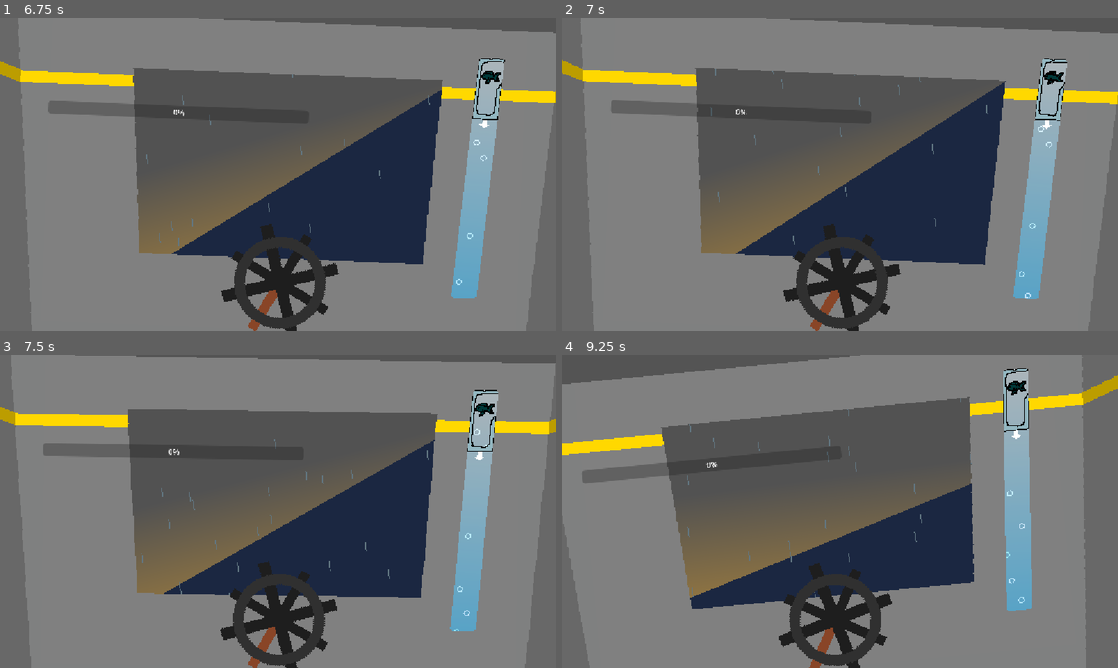
Above: before the commit, frames 1-4 (two rows, left to right).
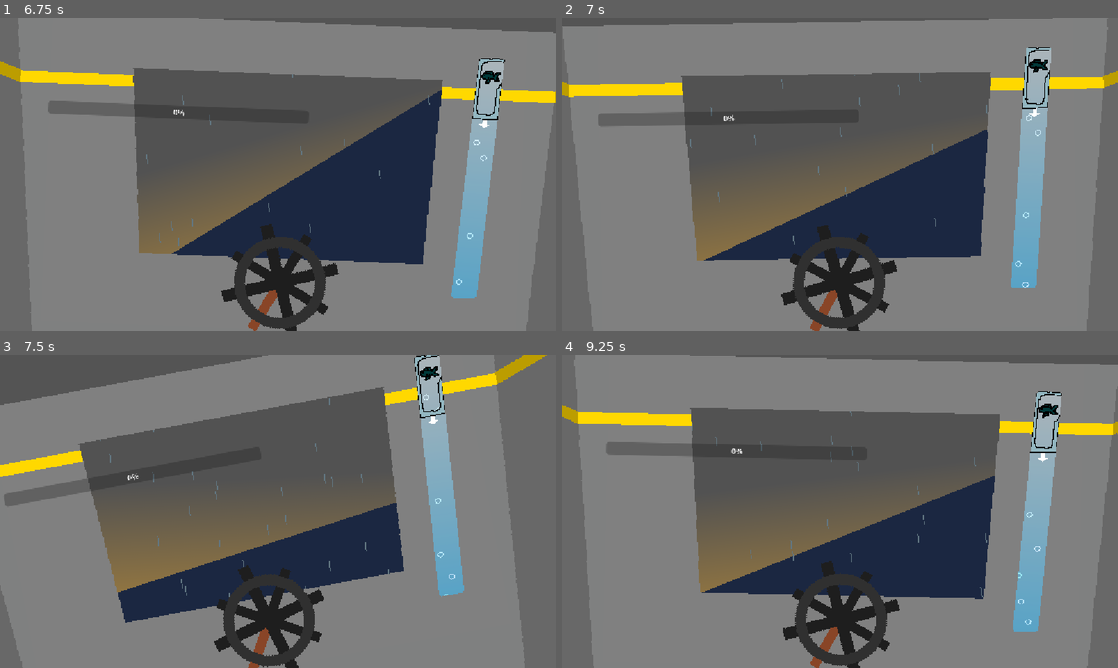
Above: after the commit, the same moments.

Repository: apia46/fish-game
Game: Godot game, scene res://scenes/level_1.tscn
Same seed, same stepped clock (60 frames per second), same inputs: the game is played once before the commit and once after it. This scene is started directly instead of the project's main scene.
Inputs (mouse positions are in pixels of both pictures, inside the frame that each line leads up to):
- Up to frame 1 (6.75 s): tap Enter at 0.5 s; move the mouse to (400, 158) at 0.52 s; click (400, 158) at 0.67 s; tap Space at 0.77, 1.52, 3.02, 3.77, 4.52, 6.02 s; move the mouse to (166, 190) at 1.27 s; click (166, 190) at 1.42 s; move the mouse to (333, 105) at 2.02 s; click (333, 105) at 2.17 s; move the mouse to (250, 237) at 2.77 s; click (250, 237) at 2.92 s; move the mouse to (444, 221) at 3.52 s; click (444, 221) at 3.67 s; move the mouse to (111, 127) at 4.27 s; click (111, 127) at 4.42 s; move the mouse to (305, 174) at 5.02 s; click (305, 174) at 5.17 s; move the mouse to (194, 96) at 5.77 s; click (194, 96) at 5.92 s; move the mouse to (400, 158) at 6.52 s; click (400, 158) at 6.67 s
- Up to frame 2 (7 s): tap Space at 6.77 s
- Up to frame 3 (7.5 s): move the mouse to (166, 527) at 7.27 s; click (166, 527) at 7.42 s
- Up to frame 4 (9.25 s): tap Space at 7.52, 9.02 s; move the mouse to (895, 442) at 8.02 s; click (895, 442) at 8.17 s; move the mouse to (812, 574) at 8.77 s; click (812, 574) at 8.92 s

Frame 1 is identical in both runs. In frame 2, 15% of the frame differs, in the area x 0-100%, y 0-100%; in frame 3, 29%; in frame 4, 21%.
Error before the commit: Parse Error: Function "is_target_okay()" not found in base self. (res://scripts/CatFish.gd:18)
Error after the commit: Invalid access to property or key 'scene' on a base object of type 'null instance'. (res://scripts/Fish.gd:28)

Commit message:
level 2 fix

Diff:
--- a/scenes/level_2.tscn
+++ b/scenes/level_2.tscn
@@ -15,13 +15,14 @@
 script = ExtResource("1_pbc48")
 
 [node name="bar" parent="." unique_id=1740004761 instance=ExtResource("1_jm1iu")]
+unique_name_in_owner = true
 layout_mode = 0
 offset_left = 952.0
 offset_top = 36.0
 offset_right = 1000.0
 offset_bottom = 536.0
 
-[node name="cat_fish" parent="bar" unique_id=348050521 instance=ExtResource("3_eqxsl")]
+[node name="fish" parent="bar" unique_id=348050521 instance=ExtResource("3_eqxsl")]
 position = Vector2(20, 20)
 scale = Vector2(1.5, 1.5)
 
--- a/scripts/CatFish.gd
+++ b/scripts/CatFish.gd
@@ -21,5 +21,9 @@
 		velocity += ((target_position-position) - velocity) * delta * targetting_speed()
 		velocity.x = 0
 
+func is_target_okay(target_position:Vector2) -> bool:
+	var distance_squared:float = target_position.distance_squared_to(position)
+	return distance_squared > 10000
+
 func targetting_speed() -> float:
 	return 0.6 if phase >= 1 else 0.3
--- a/scripts/Game.gd
+++ b/scripts/Game.gd
@@ -9,7 +9,8 @@
 	add_child(scene)
 
 func _start() -> void:
-	scene.start()
+	#scene.start()
+	start_level(preload("res://scenes/level_1.tscn"))
 	%startButton.queue_free()
 
 func start_level(level:PackedScene) -> void:
--- a/scripts/Level1.gd
+++ b/scripts/Level1.gd
@@ -17,8 +17,8 @@
 	else: add_velocity -= 1 * sign(add_velocity)
 	tilt_velocity += add_velocity * delta
 	tilt += tilt_velocity * delta
-	if abs(tilt) > 12:
-		tilt = 12 * sign(tilt)
+	if abs(tilt) > 11:
+		tilt = 11 * sign(tilt)
 		tilt_velocity = sign(tilt) * -15
 		fail()
 	%wheel.rotation += (add_velocity-%wheel.rotation) * delta * 2
